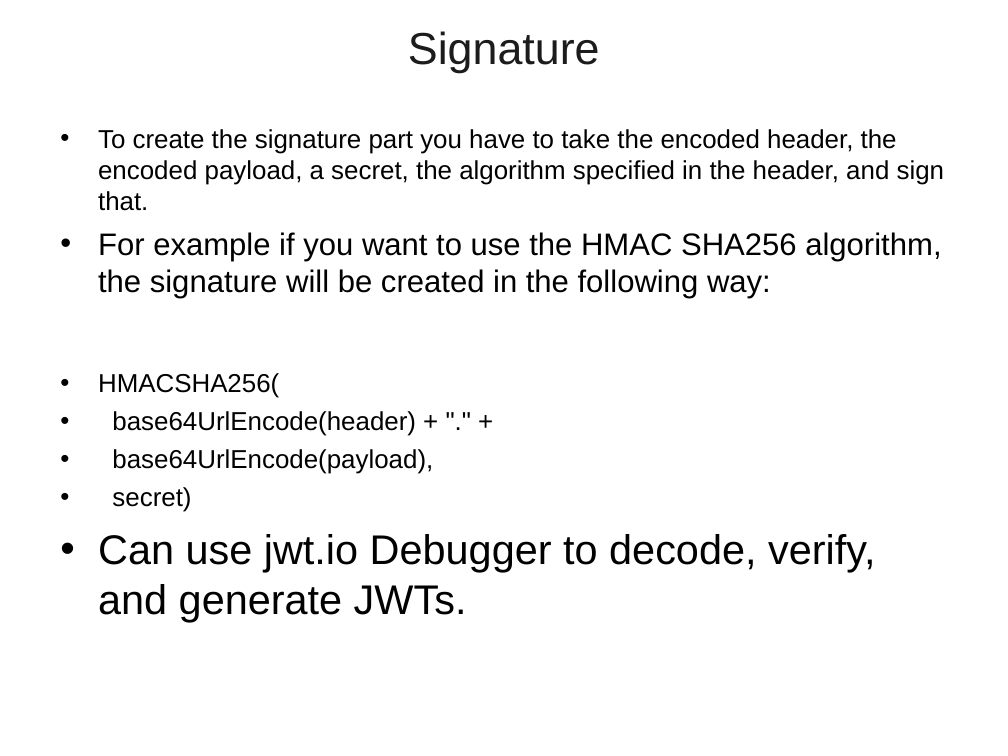
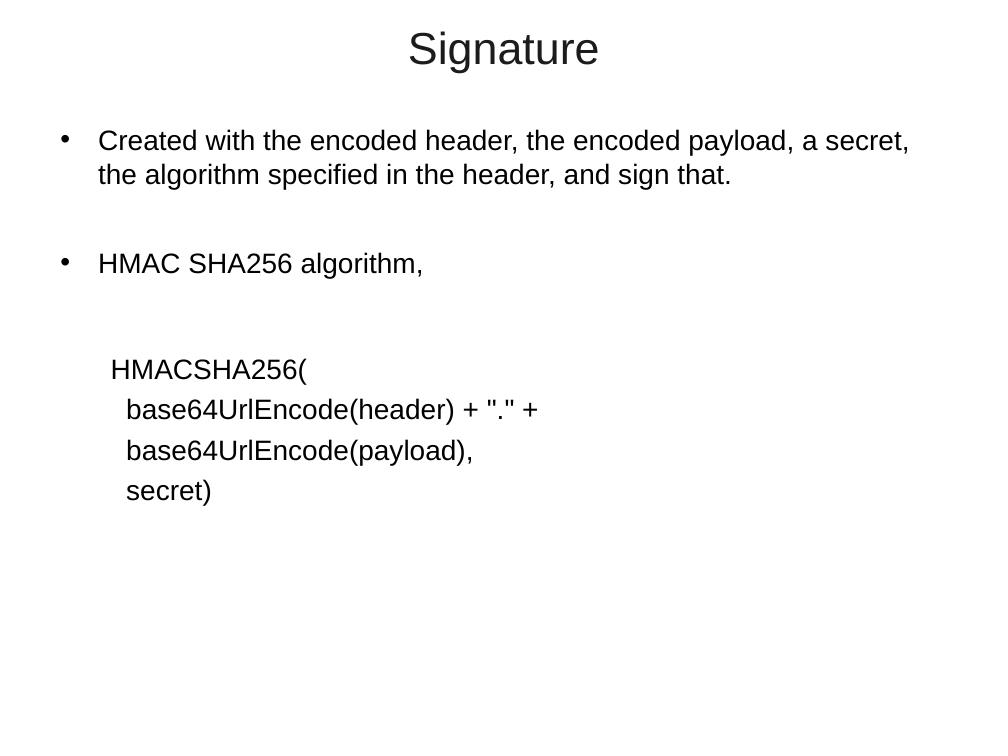
Before and after one commit to vatsanTraining/freshers_dec_2021, a slide deck: slide 23 of MicroService_Module_2.ppt (slide 32 before the commit). Drawn at 1008x756 pixels with LibreOffice and Linux fonts; fonts in the diff are those of the drawing; background and template pictures are left out. Boxes give left, top, right and bottom in pixels: in the first picture for what was removed or moved away, otherwise in the second. Text is boxed around its words. In the diff, an @@ line names an element or a change of style, - is before the commit and + after.

```diff
--- a/MicroService_Module_2.ppt
+++ b/MicroService_Module_2.ppt
@@ text at (98,129,909,278): text changed; size 18.5 to 20 pt @@
-• To create the signature part you have to take the encoded header, the encoded payload, a secret, the algorithm specified in the header, and sign that.
-• For example if you want to use the HMAC SHA256 algorithm, the signature will be created in the following way:
+• Created with the encoded header, the encoded payload, a secret, the algorithm specified in the header, and sign that.
+• HMAC SHA256 algorithm,
@@ text at (111,358,473,505): size 18.5 to 20 pt in "HMACSHA256(", "base64UrlEncode(header) + "." +", "base64UrlEncode(payload),", "secret)"; bullet • to none; list level 1 to 2 in "HMACSHA256("; list level 1 to 2 in "base64UrlEncode(header) + "." +"; list level 1 to 2 in "base64UrlEncode(payload),"; list level 1 to 2 in "secret)" @@
@@ text at (98,534,875,622): paragraph removed @@
-• Can use jwt.io Debugger to decode, verify, and generate JWTs.
```
Also in this commit, not shown: 12 other slides changed, 22 slides added, 34 slides removed.
